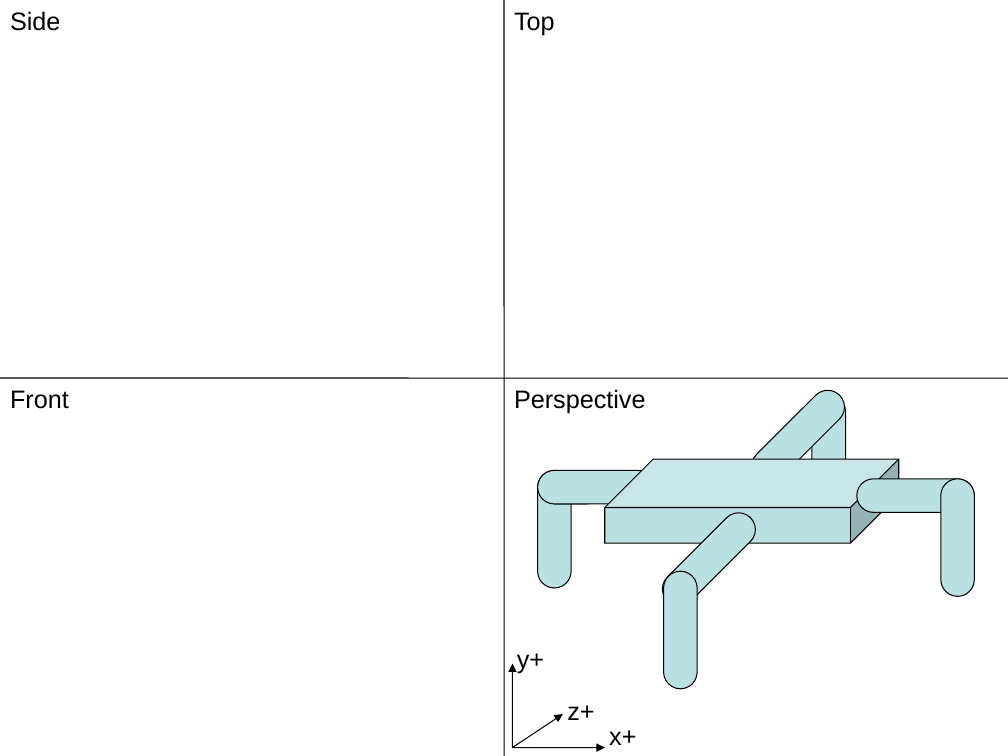
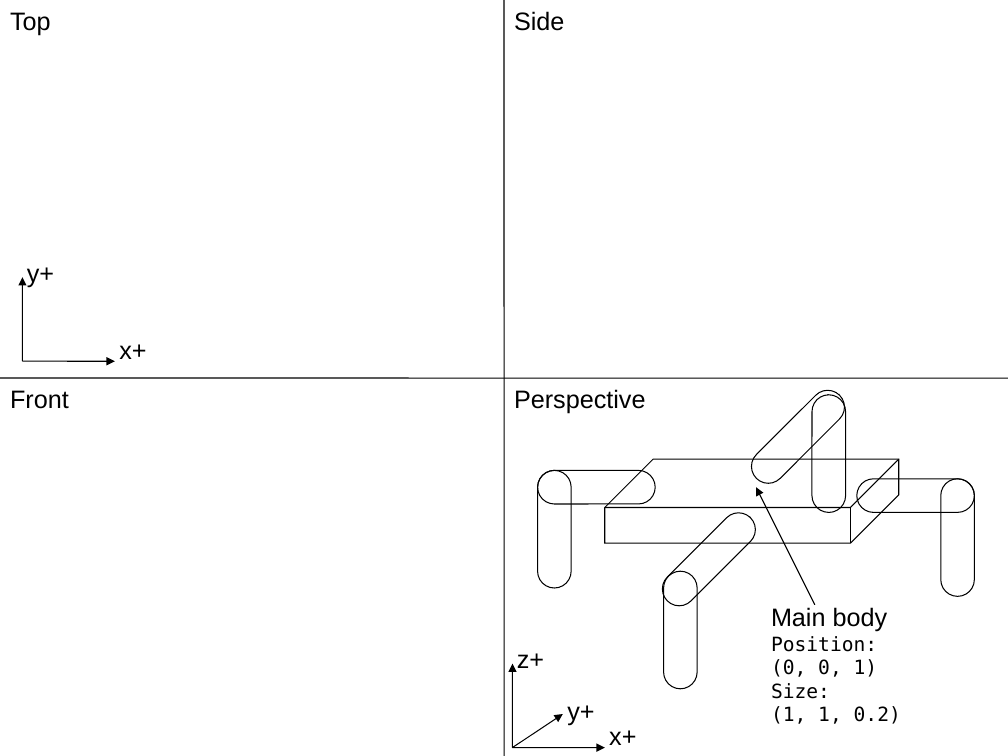
Before and after one commit to shanecelis/csys-395-assignments, a slide deck: slide 1 of Assignment_5/Robot_Schematic.ppt. Drawn at 1008x756 pixels with LibreOffice and Linux fonts; fonts in the diff are those of the drawing. Boxes give left, top, right and bottom in pixels: in the first picture for what was removed or moved away, otherwise in the second. Text is boxed around its words. In the diff, an @@ line names an element or a change of style, - is before the commit and + after.

```diff
--- a/Assignment_5/Robot_Schematic.ppt
+++ b/Assignment_5/Robot_Schematic.ppt
@@ text "Top": place and size @@
-text "Top" at (514, 12, 555, 36)
+text "Top" at (10, 12, 51, 36)
@@ text "Side": place and size @@
-text "Side" at (10, 11, 60, 31)
+text "Side" at (514, 11, 564, 31)
@@ text added at (27, 267, 54, 288), 18 pt, text #000000 @@
+y+
@@ arrow added from (22, 361) to (22, 277), #000000 0.74 pt @@
@@ text added at (119, 344, 146, 359), 18 pt, text #000000 @@
+x+
@@ arrow added from (22, 361) to (115, 361), #000000 0.74 pt @@
@@ fill #BBE0E3 to none in 9 elements at (538, 470, 572, 588), (537, 471, 655, 504), (812, 394, 846, 512), (744, 384, 851, 490), (605, 460, 899, 543), (656, 505, 763, 612), (664, 571, 698, 688), (857, 479, 975, 512), (941, 479, 975, 597) @@
@@ arrow added from (814, 605) to (756, 487), #000000 0.74 pt @@
@@ text added at (771, 607, 901, 724), 14 pt, text #000000 @@
+Main body
+Position: (0, 0, 1)
+Size: (1, 1, 0.2)
@@ text "z+": place and size @@
-text "z+" at (567, 705, 594, 720)
+text "z+" at (517, 653, 544, 668)
@@ text "y+": place and size @@
-text "y+" at (517, 653, 544, 674)
+text "y+" at (567, 705, 594, 726)
```
Also in this commit, not shown: 25 other files.
